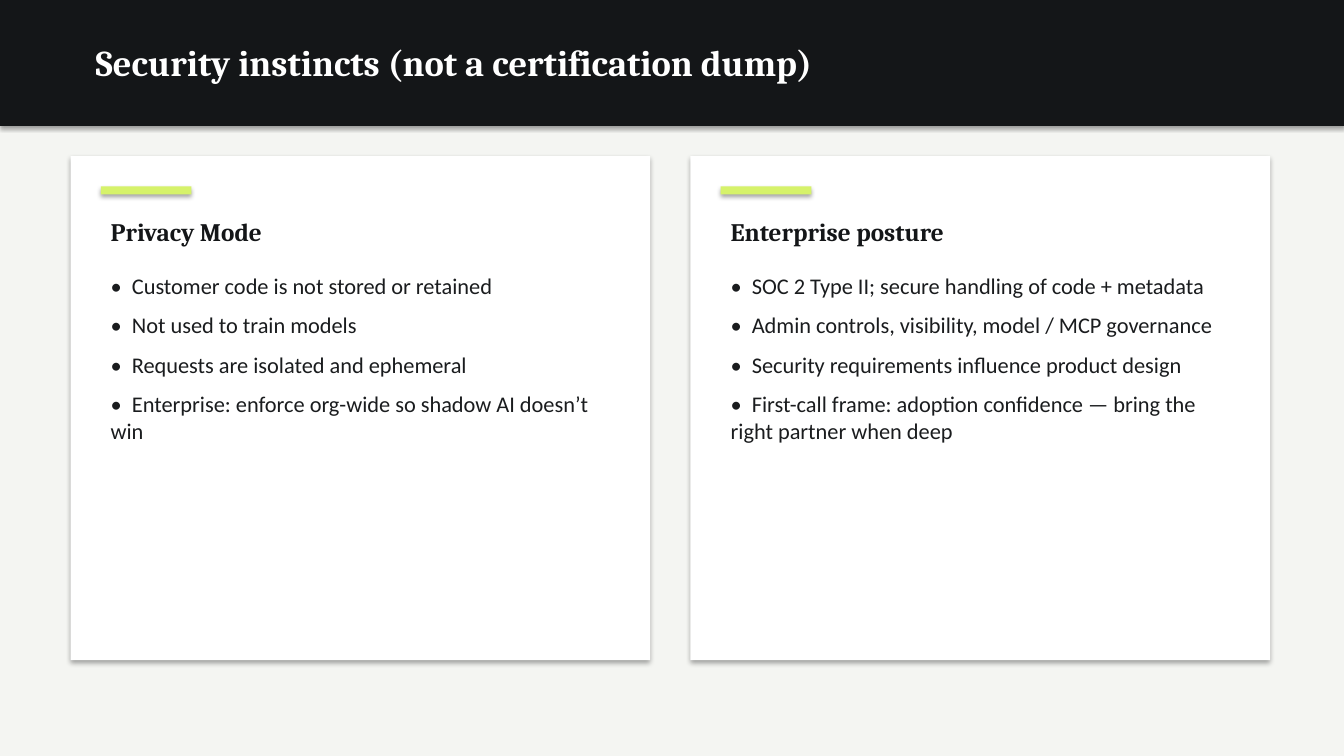
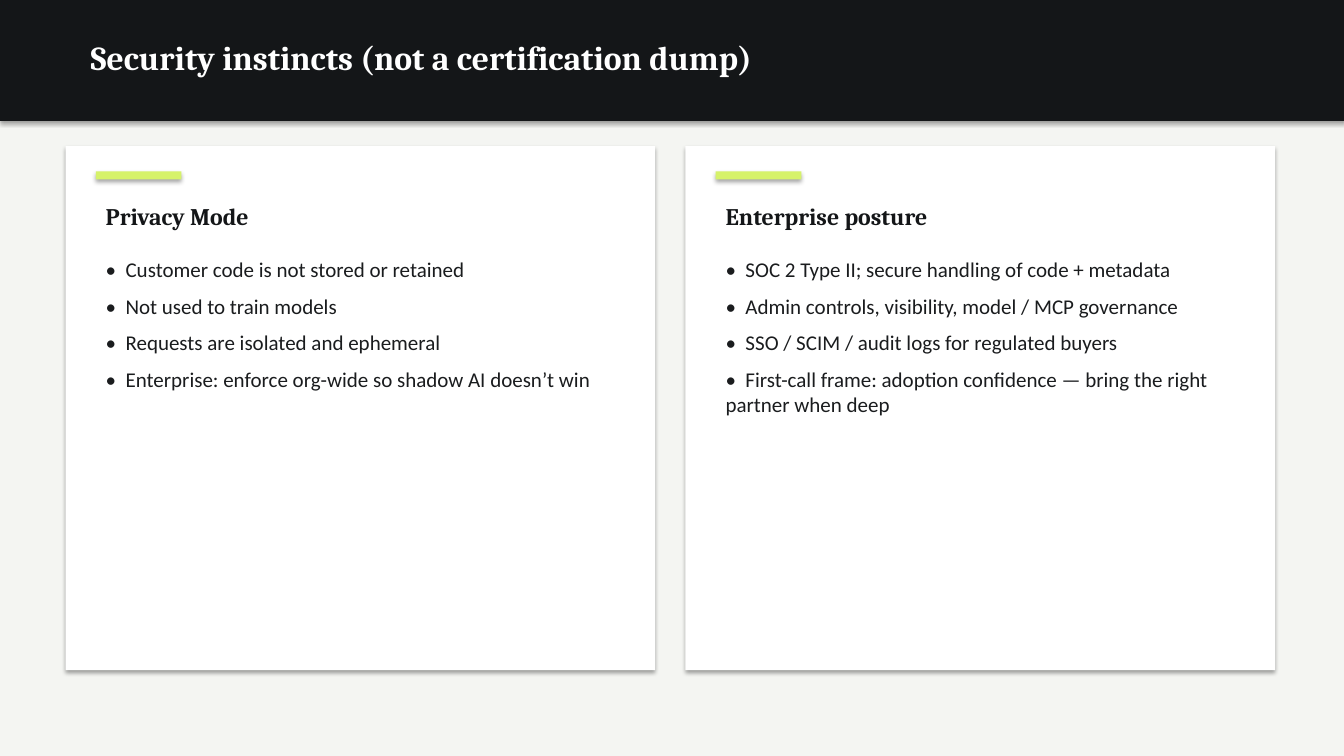
Before and after one commit to dempseli01-stack/lindsey, a slide deck: slide 20 of Lindsey_Presentation.pptx. Drawn at 1344x756 pixels with LibreOffice and Linux fonts; fonts in the diff are those of the drawing. Boxes give left, top, right and bottom in pixels: in the first picture for what was removed or moved away, otherwise in the second. Text is boxed around its words. In the diff, an @@ line names an element or a change of style, - is before the commit and + after.

```diff
--- a/Lindsey_Presentation.pptx
+++ b/Lindsey_Presentation.pptx
@@ rectangle: place and size @@
-rectangle at (0, 0, 1344, 126)
+rectangle at (0, 0, 1344, 121)
@@ text "Security instincts (not a certification ..." at (91, 45, 752, 78): size 26 to 24 pt @@
@@ rectangle: place and size @@
-rectangle at (71, 156, 650, 660)
+rectangle at (66, 146, 655, 670)
@@ rectangle: place and size @@
-rectangle at (691, 156, 1270, 660)
+rectangle at (686, 146, 1275, 670)
@@ rectangle: place and size @@
-rectangle at (101, 187, 192, 195)
+rectangle at (96, 171, 181, 179)
@@ rectangle: place and size @@
-rectangle at (721, 187, 812, 195)
+rectangle at (716, 171, 802, 179)
@@ text "Privacy Mode": place and size @@
-text "Privacy Mode" at (111, 223, 262, 247)
+text "Privacy Mode" at (106, 208, 249, 230)
@@ text "Privacy Mode" at (106, 208, 249, 230): size 18 to 17 pt @@
@@ text "Enterprise posture" at (726, 208, 928, 230): size 18 to 17 pt @@
@@ text "Enterprise posture": place and size @@
-text "Enterprise posture" at (731, 223, 943, 247)
+text "Enterprise posture" at (726, 208, 928, 230)
@@ text "• Customer code is not ...": place and size @@
-text "• Customer code is not ..." at (111, 278, 588, 439)
+text "• Customer code is not ..." at (126, 262, 590, 391)
@@ text "• Customer code is not ..." at (126, 262, 590, 391): size 16 to 15 pt; less space between paragraphs @@
@@ text "• SOC 2 Type II; ...": place and size @@
-text "• SOC 2 Type II; ..." at (731, 278, 1211, 443)
+text "• SOC 2 Type II; ..." at (726, 262, 1207, 416)
@@ text at (726, 262, 1207, 416): size 16 to 15 pt in "• SOC 2 Type II; secure handling ...", "• Admin controls, visibility, model / MCP ...", "• First-call frame: adoption confidence — bring ..."; less space between paragraphs @@
@@ text at (745, 335, 1117, 354): text changed; size 16 to 15 pt @@
-• Security requirements influence product design
+• SSO / SCIM / audit logs for regulated buyers
```
Also in this commit, not shown: 20 other slides changed, 3 other files.
